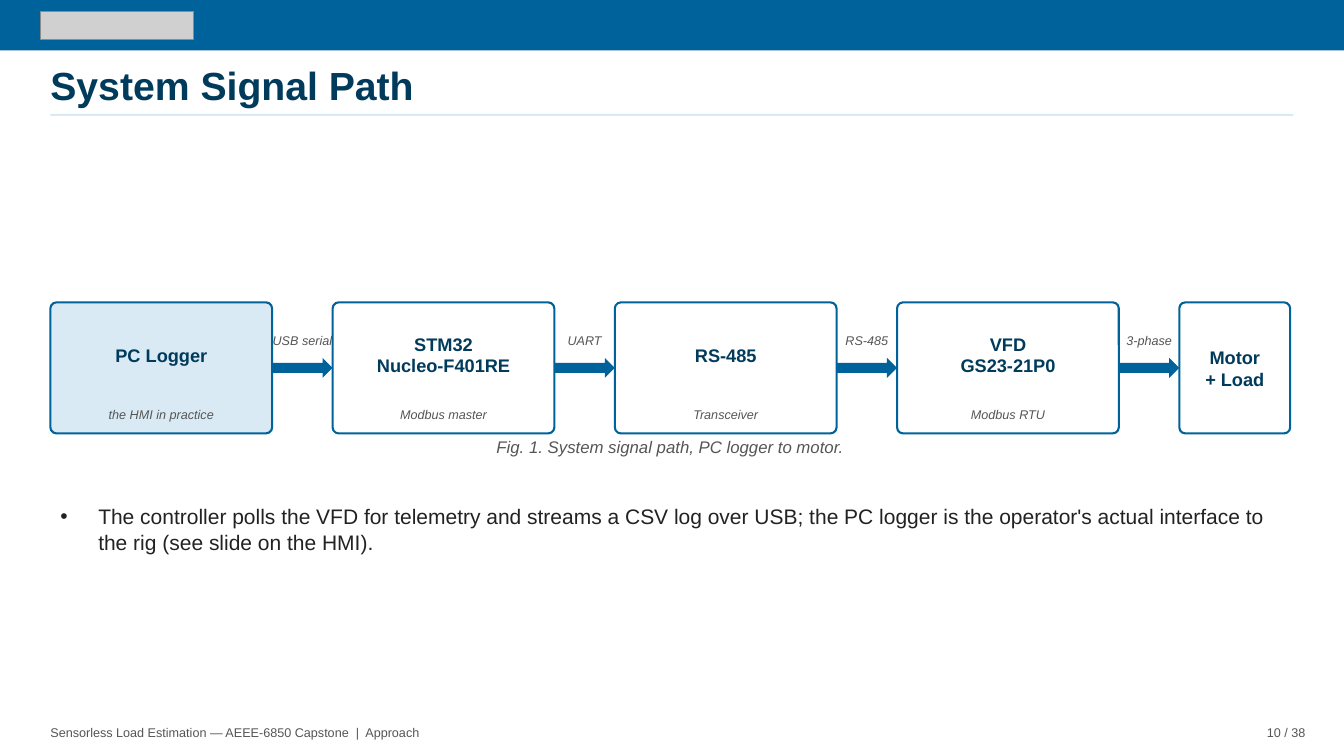
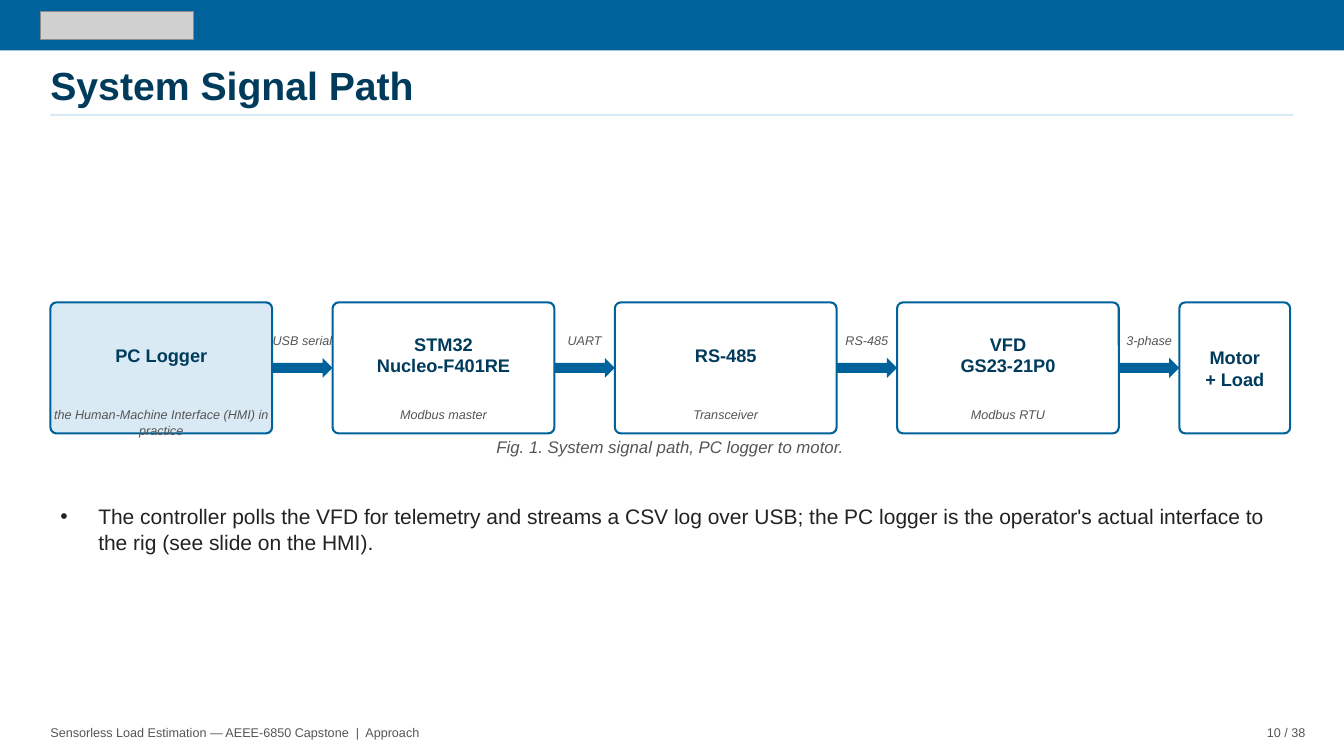
Before and after one commit to David-4529/Capstone, a slide deck: slide 10 of docs/paper/Sensorless_Load_Estimation_Deck_Rev17.pptx. Drawn at 1344x756 pixels with LibreOffice and Linux fonts; fonts in the diff are those of the drawing; grey boxes stand for pictures. Boxes give left, top, right and bottom in pixels: in the first picture for what was removed or moved away, otherwise in the second. Text is boxed around its words. In the diff, an @@ line names an element or a change of style, - is before the commit and + after.

```diff
--- a/docs/paper/Sensorless_Load_Estimation_Deck_Rev17.pptx
+++ b/docs/paper/Sensorless_Load_Estimation_Deck_Rev17.pptx
@@ text at <box>54,410,269,438</box>: text changed @@
-the HMI in practice
+the Human-Machine Interface (HMI) in practice
```
Also in this commit, not shown: 8 other slides changed.
